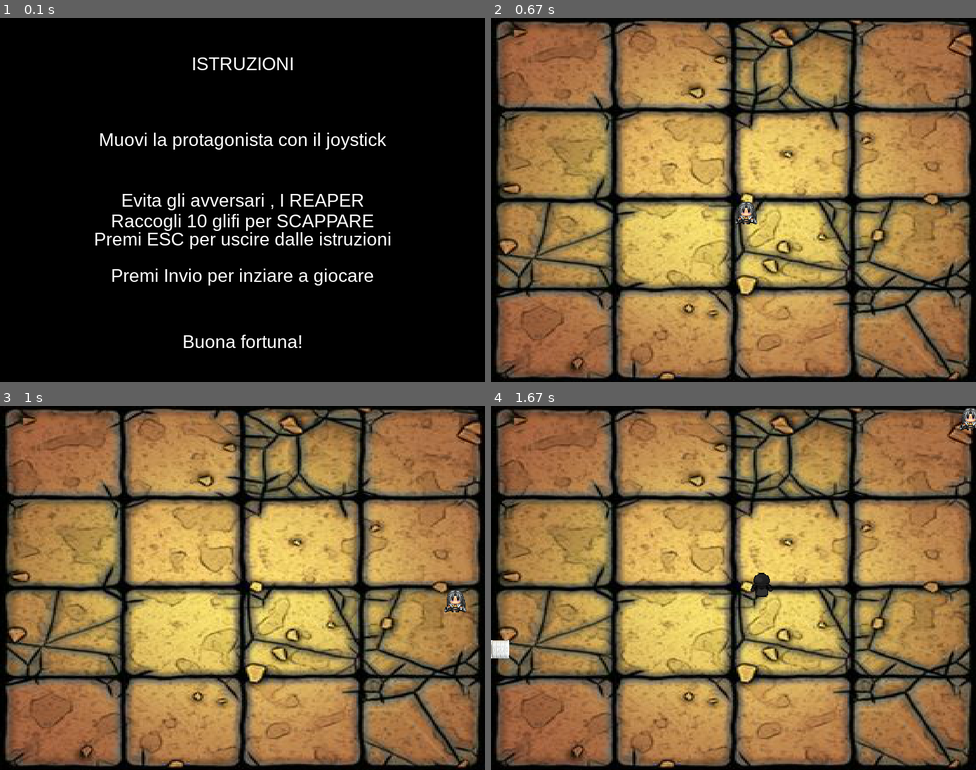
Above: before the commit, frames 1-4 (two rows, left to right).
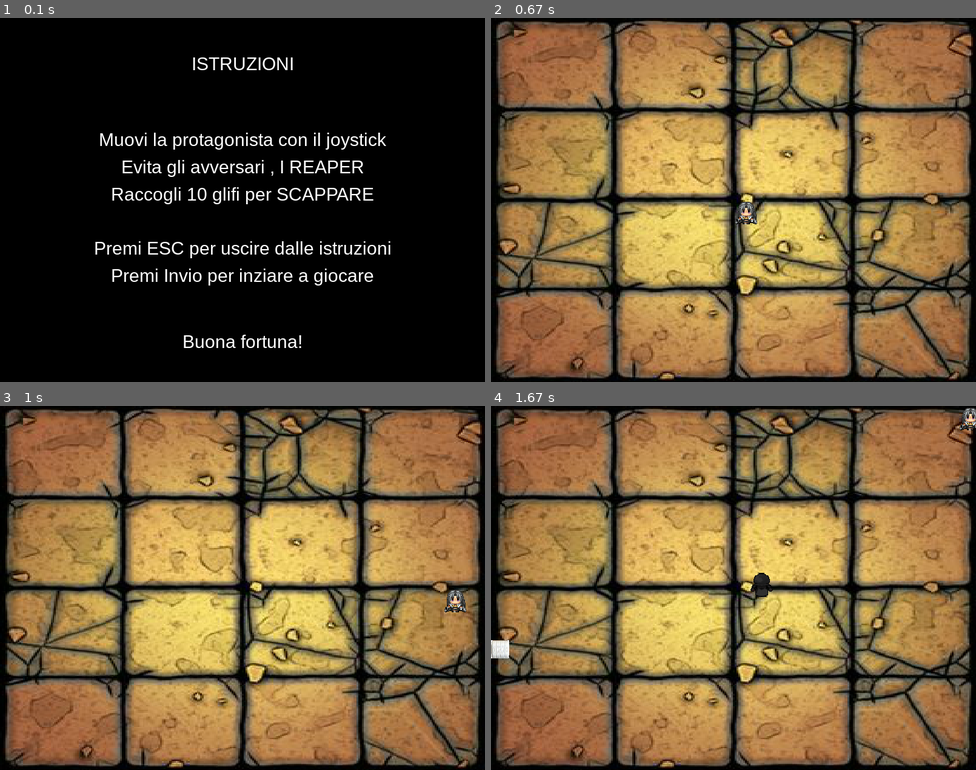
Above: after the commit, the same moments.

Repository: EdoLovascio/ProgettoConsole3AS
Game: pygame game, started from Console3AS/games/Escape_The_Reaper/escapethereaper v2.py
The game is run twice, just before and just after one commit, with the same random seed, the same clock (stepped at 60 frames per second) and the same inputs.
Inputs:
- Up to frame 1 (0.1 s): no input
- Up to frame 2 (0.67 s): tap Enter at 0.33 s
- Up to frame 3 (1 s): hold Right from 0.67 s (still down)
- Up to frame 4 (1.67 s): release Right at 1.13 s; hold Up 1.17-1.47 s; hold Right from 1.5 s (still down)

The runs differ from the first frame. In frame 1, 4.0% of the frame differs, in the area x 19-81%, y 39-66%; in frame 2, nothing differs; in frame 3, nothing differs; in frame 4, nothing differs.

Commit message:
aggiunto la schermata delle istruzioni
solo ai giochi a cui non avveno schermante iniziali , il testo deve essere scritto meglio penso , devono essere ancora modificati , migliorateli con scritte migliori/sfondo / qualunque altra cosa

Diff:
--- a/Console3AS/games/Escape_The_Reaper/escapethereaper v2.py
+++ b/Console3AS/games/Escape_The_Reaper/escapethereaper v2.py
@@ -87,6 +87,7 @@
 schermata = "istruzioni"
 
 while schermata == "istruzioni":
+
      for event in pygame.event.get():
         if event.type == pygame.QUIT:
             pygame.quit()
@@ -111,9 +112,9 @@
 
         screen.blit(scrittaRect, titoloRect)
         screen.blit(testoIstruzioni1,(SCREEN_WIDTH // 2 - testoIstruzioni1.get_width() // 2, SCREEN_HEIGHT // 3 - testoIstruzioni1.get_height() // 2))
-        screen.blit(testoIstruzioni2,(SCREEN_WIDTH // 2 - testoIstruzioni2.get_width() // 2, SCREEN_HEIGHT // 2 - testoIstruzioni2.get_height() // 2))
-        screen.blit(testoIstruzioni3,(SCREEN_WIDTH // 2 - testoIstruzioni3.get_width() // 2, SCREEN_HEIGHT // 2 + testoIstruzioni3.get_height() // 2))
-        screen.blit(testoIstruzioni4,(SCREEN_WIDTH // 2 - testoIstruzioni4.get_width() // 2, SCREEN_HEIGHT // 2 + testoIstruzioni4.get_height() // 2 + 30))
+        screen.blit(testoIstruzioni2,(SCREEN_WIDTH // 2 - testoIstruzioni2.get_width() // 2, SCREEN_HEIGHT // 3 - testoIstruzioni2.get_height() // 2 + 45))
+        screen.blit(testoIstruzioni3,(SCREEN_WIDTH // 2 - testoIstruzioni3.get_width() // 2, SCREEN_HEIGHT // 3 - testoIstruzioni3.get_height() // 2 + 90))
+        screen.blit(testoIstruzioni4,(SCREEN_WIDTH // 2 - testoIstruzioni4.get_width() // 2, SCREEN_HEIGHT // 2 + testoIstruzioni4.get_height() // 2 + 45))
         screen.blit(testoIstruzioni6,(SCREEN_WIDTH // 2 - testoIstruzioni6.get_width() // 2, SCREEN_HEIGHT // 2 + testoIstruzioni6.get_height() // 2 + 90))
         screen.blit(testoIstruzioni5,(SCREEN_WIDTH // 2 - testoIstruzioni5.get_width() // 2, SCREEN_HEIGHT - testoIstruzioni5.get_height() - 50))
         pygame.display.update()
--- a/Console3AS/games/Ficosecco/Gioco.py
+++ b/Console3AS/games/Ficosecco/Gioco.py
@@ -104,18 +104,18 @@
         scrittaRect = font.render("ISTRUZIONI", True, "white")
         titoloRect = scrittaRect.get_rect(center=(SCREEN_WIDTH // 2, SCREEN_HEIGHT // 8))
 
-        testoIstruzioni1 = font.render("Muovi la protagonista con il joystick",True,"white")
-        testoIstruzioni2 = font.render("Evita gli avversari , I REAPER",True, "white")
-        testoIstruzioni3 = font.render("Raccogli 10 glifi per SCAPPARE",True, "white")
+        testoIstruzioni1 = font.render("Muovi Fico usando il joystick",True,"white")
+        testoIstruzioni2 = font.render("Evita le insufficenze",True, "white")
+        testoIstruzioni3 = font.render("Raccogli più sufficenze che ti è possibile ",True, "white")
         testoIstruzioni4 = font.render("Premi ESC per uscire dalle istruzioni",True, "white")
         testoIstruzioni6 = font.render("Premi Invio per inziare a giocare",True, "white")
         testoIstruzioni5 = font.render("Buona fortuna!",True, "white")
 
         screen.blit(scrittaRect, titoloRect)
         screen.blit(testoIstruzioni1,(SCREEN_WIDTH // 2 - testoIstruzioni1.get_width() // 2, SCREEN_HEIGHT // 3 - testoIstruzioni1.get_height() // 2))
-        screen.blit(testoIstruzioni2,(SCREEN_WIDTH // 2 - testoIstruzioni2.get_width() // 2, SCREEN_HEIGHT // 2 - testoIstruzioni2.get_height() // 2))
-        screen.blit(testoIstruzioni3,(SCREEN_WIDTH // 2 - testoIstruzioni3.get_width() // 2, SCREEN_HEIGHT // 2 + testoIstruzioni3.get_height() // 2))
-        screen.blit(testoIstruzioni4,(SCREEN_WIDTH // 2 - testoIstruzioni4.get_width() // 2, SCREEN_HEIGHT // 2 + testoIstruzioni4.get_height() // 2 + 30))
+        screen.blit(testoIstruzioni2,(SCREEN_WIDTH // 2 - testoIstruzioni2.get_width() // 2, SCREEN_HEIGHT // 3 - testoIstruzioni2.get_height() // 2 + 45))
+        screen.blit(testoIstruzioni3,(SCREEN_WIDTH // 2 - testoIstruzioni3.get_width() // 2, SCREEN_HEIGHT // 3 - testoIstruzioni3.get_height() // 2 + 90))
+        screen.blit(testoIstruzioni4,(SCREEN_WIDTH // 2 - testoIstruzioni4.get_width() // 2, SCREEN_HEIGHT // 2 + testoIstruzioni4.get_height() // 2 + 45))
         screen.blit(testoIstruzioni6,(SCREEN_WIDTH // 2 - testoIstruzioni6.get_width() // 2, SCREEN_HEIGHT // 2 + testoIstruzioni6.get_height() // 2 + 90))
         screen.blit(testoIstruzioni5,(SCREEN_WIDTH // 2 - testoIstruzioni5.get_width() // 2, SCREEN_HEIGHT - testoIstruzioni5.get_height() - 50))
         pygame.display.update()
--- a/Console3AS/games/Gabibbo/GabibboFly.py
+++ b/Console3AS/games/Gabibbo/GabibboFly.py
@@ -70,6 +70,43 @@
 game_over_carattere = pygame.font.Font(None, 80)
 score_carattere = pygame.font.Font(None, 36)
 
+font = pygame.font.SysFont('Arial', 30)
+fontTitolo = pygame.font.SysFont('Arial', 60)
+
+schermata = "istruzioni"
+
+while schermata == "istruzioni":
+
+     for event in pygame.event.get():
+        if event.type == pygame.QUIT:
+            pygame.quit()
+            quit()
+        # Se viene premuto il tasto Esc, ritorna al menù principale
+        if event.type == pygame.KEYDOWN and event.key == pygame.K_RETURN:
+            schermata = "menu"
+        if event.type == pygame.KEYDOWN and event.key == pygame.K_ESCAPE:
+            pygame.quit()
+
+        screen.fill("black")
+
+        scrittaRect = font.render("ISTRUZIONI", True, "white")
+        titoloRect = scrittaRect.get_rect(center=(SCREEN_WIDTH // 2, SCREEN_HEIGHT // 8))
+
+        testoIstruzioni1 = font.render("Muovi il gabbibo con il joystick(solo UP)",True,"white")
+        testoIstruzioni2 = font.render("Evita i MURI ",True, "white")
+        testoIstruzioni3 = font.render("prova a sopravivere il più possibile",True, "white")
+        testoIstruzioni4 = font.render("Premi ESC per uscire dalle istruzioni",True, "white")
+        testoIstruzioni6 = font.render("Premi Invio per inziare a giocare",True, "white")
+        testoIstruzioni5 = font.render("Buona fortuna!",True, "white")
+
+        screen.blit(scrittaRect, titoloRect)
+        screen.blit(testoIstruzioni1,(SCREEN_WIDTH // 2 - testoIstruzioni1.get_width() // 2, SCREEN_HEIGHT // 3 - testoIstruzioni1.get_height() // 2))
+        screen.blit(testoIstruzioni2,(SCREEN_WIDTH // 2 - testoIstruzioni2.get_width() // 2, SCREEN_HEIGHT // 3 - testoIstruzioni2.get_height() // 2 + 45))
+        screen.blit(testoIstruzioni3,(SCREEN_WIDTH // 2 - testoIstruzioni3.get_width() // 2, SCREEN_HEIGHT // 3 - testoIstruzioni3.get_height() // 2 + 90))
+        screen.blit(testoIstruzioni4,(SCREEN_WIDTH // 2 - testoIstruzioni4.get_width() // 2, SCREEN_HEIGHT // 2 + testoIstruzioni4.get_height() // 2 + 45))
+        screen.blit(testoIstruzioni6,(SCREEN_WIDTH // 2 - testoIstruzioni6.get_width() // 2, SCREEN_HEIGHT // 2 + testoIstruzioni6.get_height() // 2 + 90))
+        screen.blit(testoIstruzioni5,(SCREEN_WIDTH // 2 - testoIstruzioni5.get_width() // 2, SCREEN_HEIGHT - testoIstruzioni5.get_height() - 50))
+        pygame.display.update()
 
 while running:
     pygame.time.delay(5) #tempo tra lo spawn di nuovi nemici
--- a/Console3AS/games/Jumper/JUMPER.py
+++ b/Console3AS/games/Jumper/JUMPER.py
@@ -18,6 +18,9 @@
 
 screen_x = 1000
 screen_y = 750
+
+SCREEN_WIDTH = screen_x
+SCREEN_HEIGHT = screen_y
 
 x = screen_x // 2
 y = screen_y
@@ -129,6 +132,45 @@
 
 running = True
 
+# Carichiamo il font per il testo del menu
+font = pygame.font.SysFont('Arial', 30)
+fontTitolo = pygame.font.SysFont('Arial', 60)
+
+schermata = "istruzioni"
+
+while schermata == "istruzioni":
+     for event in pygame.event.get():
+        if event.type == pygame.QUIT:
+            pygame.quit()
+            quit()
+        # Se viene premuto il tasto Esc, ritorna al menù principale
+        if event.type == pygame.KEYDOWN and event.key == pygame.K_RETURN:
+            schermata = "menu"
+        if event.type == pygame.KEYDOWN and event.key == pygame.K_ESCAPE:
+            pygame.quit()
+
+        screen.fill("black")
+
+        scrittaRect = font.render("ISTRUZIONI", True, "white")
+        titoloRect = scrittaRect.get_rect(center=(SCREEN_WIDTH // 2, SCREEN_HEIGHT // 8))
+
+        testoIstruzioni1 = font.render("Muovi il cavagliere usando il joystick",True,"white")
+        testoIstruzioni2 = font.render("Evita i draghi mentre salti sulle nuvole",True, "white")
+        testoIstruzioni3 = font.render("Salva la principessa dal ciello ",True, "white")
+        testoIstruzioni4 = font.render("Premi ESC per uscire dalle istruzioni",True, "white")
+        testoIstruzioni6 = font.render("Premi Invio per inziare a giocare",True, "white")
+        testoIstruzioni5 = font.render("Buona fortuna!",True, "white")
+
+        screen.blit(scrittaRect, titoloRect)
+        screen.blit(testoIstruzioni1,(SCREEN_WIDTH // 2 - testoIstruzioni1.get_width() // 2, SCREEN_HEIGHT // 3 - testoIstruzioni1.get_height() // 2))
+        screen.blit(testoIstruzioni2,(SCREEN_WIDTH // 2 - testoIstruzioni2.get_width() // 2, SCREEN_HEIGHT // 3 - testoIstruzioni2.get_height() // 2 + 45))
+        screen.blit(testoIstruzioni3,(SCREEN_WIDTH // 2 - testoIstruzioni3.get_width() // 2, SCREEN_HEIGHT // 3 - testoIstruzioni3.get_height() // 2 + 90))
+        screen.blit(testoIstruzioni4,(SCREEN_WIDTH // 2 - testoIstruzioni4.get_width() // 2, SCREEN_HEIGHT // 2 + testoIstruzioni4.get_height() // 2 + 45))
+        screen.blit(testoIstruzioni6,(SCREEN_WIDTH // 2 - testoIstruzioni6.get_width() // 2, SCREEN_HEIGHT // 2 + testoIstruzioni6.get_height() // 2 + 90))
+        screen.blit(testoIstruzioni5,(SCREEN_WIDTH // 2 - testoIstruzioni5.get_width() // 2, SCREEN_HEIGHT - testoIstruzioni5.get_height() - 50))
+        pygame.display.update()
+
+
 while running:
 
     for event in pygame.event.get():
--- a/Console3AS/games/PacMan/PacMan.py
+++ b/Console3AS/games/PacMan/PacMan.py
@@ -28,6 +28,47 @@
 pygame.mixer.music.set_volume(0.5)
 pygame.mixer.music.play()
 
+SCREEN_WIDTH = 800
+SCREEN_HEIGHT = 600
+screen = pygame.display.set_mode((SCREEN_WIDTH, SCREEN_HEIGHT))
+
+# Carichiamo il font per il testo del menu
+font = pygame.font.SysFont('Arial', 30)
+fontTitolo = pygame.font.SysFont('Arial', 60)
+
+schermata = "istruzioni"
+
+while schermata == "istruzioni":
+     for event in pygame.event.get():
+        if event.type == pygame.QUIT:
+            pygame.quit()
+            quit()
+        # Se viene premuto il tasto Esc, ritorna al menù principale
+        if event.type == pygame.KEYDOWN and event.key == pygame.K_RETURN:
+            schermata = "menu"
+        if event.type == pygame.KEYDOWN and event.key == pygame.K_ESCAPE:
+            pygame.quit()
+
+        screen.fill("black")
+
+        scrittaRect = font.render("ISTRUZIONI", True, "white")
+        titoloRect = scrittaRect.get_rect(center=(SCREEN_WIDTH // 2, SCREEN_HEIGHT // 8))
+
+        testoIstruzioni1 = font.render("Muovi il cavagliere usando il joystick",True,"white")
+        testoIstruzioni2 = font.render("Evita i draghi mentre salti sulle nuvole",True, "white")
+        testoIstruzioni3 = font.render("Salva la principessa dal ciello ",True, "white")
+        testoIstruzioni4 = font.render("Premi ESC per uscire dalle istruzioni",True, "white")
+        testoIstruzioni6 = font.render("Premi Invio per inziare a giocare",True, "white")
+        testoIstruzioni5 = font.render("Buona fortuna!",True, "white")
+
+        screen.blit(scrittaRect, titoloRect)
+        screen.blit(testoIstruzioni1,(SCREEN_WIDTH // 2 - testoIstruzioni1.get_width() // 2, SCREEN_HEIGHT // 3 - testoIstruzioni1.get_height() // 2))
+        screen.blit(testoIstruzioni2,(SCREEN_WIDTH // 2 - testoIstruzioni2.get_width() // 2, SCREEN_HEIGHT // 3 - testoIstruzioni2.get_height() // 2 + 45))
+        screen.blit(testoIstruzioni3,(SCREEN_WIDTH // 2 - testoIstruzioni3.get_width() // 2, SCREEN_HEIGHT // 3 - testoIstruzioni3.get_height() // 2 + 90))
+        screen.blit(testoIstruzioni4,(SCREEN_WIDTH // 2 - testoIstruzioni4.get_width() // 2, SCREEN_HEIGHT // 2 + testoIstruzioni4.get_height() // 2 + 45))
+        screen.blit(testoIstruzioni6,(SCREEN_WIDTH // 2 - testoIstruzioni6.get_width() // 2, SCREEN_HEIGHT // 2 + testoIstruzioni6.get_height() // 2 + 90))
+        screen.blit(testoIstruzioni5,(SCREEN_WIDTH // 2 - testoIstruzioni5.get_width() // 2, SCREEN_HEIGHT - testoIstruzioni5.get_height() - 50))
+        pygame.display.update()
 
 
 #comandi per il movimento di pac-man per non farlo andare il diagonale
--- a/Console3AS/games/Snake/Snake.py
+++ b/Console3AS/games/Snake/Snake.py
@@ -44,10 +44,52 @@
 running = True
 clock = pygame.time.Clock()
 
+
+# Carichiamo il font per il testo del menu
+font = pygame.font.SysFont('Arial', 30)
+fontTitolo = pygame.font.SysFont('Arial', 60)
+
+schermata = "istruzioni"
+
+while schermata == "istruzioni":
+     for event in pygame.event.get():
+        if event.type == pygame.QUIT:
+            pygame.quit()
+            quit()
+        # Se viene premuto il tasto Esc, ritorna al menù principale
+        if event.type == pygame.KEYDOWN and event.key == pygame.K_RETURN:
+            schermata = "menu"
+        if event.type == pygame.KEYDOWN and event.key == pygame.K_ESCAPE:
+            pygame.quit()
+
+        screen.fill("black")
+
+        scrittaRect = font.render("ISTRUZIONI", True, "white")
+        titoloRect = scrittaRect.get_rect(center=(SCREEN_WIDTH // 2, SCREEN_HEIGHT // 8))
+
+        testoIstruzioni1 = font.render("Muovi il serpento usando il joystick",True,"white")
+        testoIstruzioni2 = font.render("Evita di scontrare i muri per non muorire",True, "white")
+        testoIstruzioni3 = font.render("mangia più mele possibili per crescere il serpente",True, "white")
+        testoIstruzioni4 = font.render("Premi ESC per uscire dalle istruzioni",True, "white")
+        testoIstruzioni6 = font.render("Premi Invio per inziare a giocare",True, "white")
+        testoIstruzioni5 = font.render("Buona fortuna!",True, "white")
+
+        screen.blit(scrittaRect, titoloRect)
+        screen.blit(testoIstruzioni1,(SCREEN_WIDTH // 2 - testoIstruzioni1.get_width() // 2, SCREEN_HEIGHT // 3 - testoIstruzioni1.get_height() // 2))
+        screen.blit(testoIstruzioni2,(SCREEN_WIDTH // 2 - testoIstruzioni2.get_width() // 2, SCREEN_HEIGHT // 3 - testoIstruzioni2.get_height() // 2 + 45))
+        screen.blit(testoIstruzioni3,(SCREEN_WIDTH // 2 - testoIstruzioni3.get_width() // 2, SCREEN_HEIGHT // 3 - testoIstruzioni3.get_height() // 2 + 90))
+        screen.blit(testoIstruzioni4,(SCREEN_WIDTH // 2 - testoIstruzioni4.get_width() // 2, SCREEN_HEIGHT // 2 + testoIstruzioni4.get_height() // 2 + 45))
+        screen.blit(testoIstruzioni6,(SCREEN_WIDTH // 2 - testoIstruzioni6.get_width() // 2, SCREEN_HEIGHT // 2 + testoIstruzioni6.get_height() // 2 + 90))
+        screen.blit(testoIstruzioni5,(SCREEN_WIDTH // 2 - testoIstruzioni5.get_width() // 2, SCREEN_HEIGHT - testoIstruzioni5.get_height() - 50))
+        pygame.display.update()
+
+
 while running:
     for event in pygame.event.get():
         if event.type == pygame.QUIT:
             running = False
+        if event.type == pygame.KEYDOWN and event.key == pygame.K_ESCAPE:
+        running = False
 
         # Controllo dei tasti
         if event.type == pygame.KEYDOWN:
--- a/Console3AS/games/Sparabolle/Sparabolle.py
+++ b/Console3AS/games/Sparabolle/Sparabolle.py
@@ -8,7 +8,8 @@
 # Dimensioni finestra di gioco
 WIDTH = 800
 HEIGHT = 600
-
+SCREEN_WIDTH = WIDTH
+SCREEN_HEIGHT = HEIGHT
 # Creazione finestra di gioco
 screen = pygame.display.set_mode((WIDTH, HEIGHT))
 pygame.display.set_caption("Bubble Shooter")
@@ -95,7 +96,45 @@
             return True
     return False
 
-
+# Carichiamo il font per il testo del menu
+font = pygame.font.SysFont('Arial', 30)
+fontTitolo = pygame.font.SysFont('Arial', 60)
+
+schermata = "istruzioni"
+
+while schermata == "istruzioni":
+     for event in pygame.event.get():
+        if event.type == pygame.QUIT:
+            pygame.quit()
+            quit()
+        # Se viene premuto il tasto Esc, ritorna al menù principale
+        if event.type == pygame.KEYDOWN and event.key == pygame.K_RETURN:
+            schermata = "menu"
+        if event.type == pygame.KEYDOWN and event.key == pygame.K_ESCAPE:
+            pygame.quit()
+
+        screen.fill("black")
+
+        scrittaRect = font.render("ISTRUZIONI", True, "white")
+        titoloRect = scrittaRect.get_rect(center=(SCREEN_WIDTH // 2, SCREEN_HEIGHT // 8))
+
+        testoIstruzioni1 = font.render("Muovi il bolla usando il joystick(DESTRA / SINISTRA)",True,"white")
+        testoIstruzioni2 = font.render("con INVIO lancia la Bolla",True, "white")
+        testoIstruzioni3 = font.render("in altre di colore uguale per scopiarle",True, "white")
+        testoIstruzioni4 = font.render("più bolle scopi più sara il tuo punteggio",True, "white")
+        testoIstruzioni6 = font.render("Premi ESC per uscire dalle istruzioni",True, "white")
+        testoIstruzioni5 = font.render("Premi Invio per inziare a giocare",True, "white")
+        testoIstruzioni7 = font.render("Buona fortuna!",True, "white")
+
+        screen.blit(scrittaRect, titoloRect)
+        screen.blit(testoIstruzioni1,(SCREEN_WIDTH // 2 - testoIstruzioni1.get_width() // 2, SCREEN_HEIGHT // 3 - testoIstruzioni1.get_height() // 2 - 45))
+        screen.blit(testoIstruzioni2,(SCREEN_WIDTH // 2 - testoIstruzioni2.get_width() // 2, SCREEN_HEIGHT // 3 - testoIstruzioni2.get_height() // 2 ))
+        screen.blit(testoIstruzioni3,(SCREEN_WIDTH // 2 - testoIstruzioni3.get_width() // 2, SCREEN_HEIGHT // 3 - testoIstruzioni3.get_height() // 2 + 45))
+        screen.blit(testoIstruzioni4,(SCREEN_WIDTH // 2 - testoIstruzioni4.get_width() // 2, SCREEN_HEIGHT // 3 - testoIstruzioni4.get_height() // 2 + 90))
+        screen.blit(testoIstruzioni6,(SCREEN_WIDTH // 2 - testoIstruzioni6.get_width() // 2, SCREEN_HEIGHT // 2 + testoIstruzioni6.get_height() // 2 + 45))
+        screen.blit(testoIstruzioni5,(SCREEN_WIDTH // 2 - testoIstruzioni6.get_width() // 2, SCREEN_HEIGHT // 2 + testoIstruzioni6.get_height() // 2 + 90))
+        screen.blit(testoIstruzioni7,(SCREEN_WIDTH // 2 - testoIstruzioni7.get_width() // 2, SCREEN_HEIGHT - testoIstruzioni7.get_height() - 50))
+        pygame.display.update()
 
 
 # Funzione principale del gioco
@@ -129,7 +168,8 @@
         for event in pygame.event.get():
             if event.type == pygame.QUIT:
                 running = False
-            if event.type == pygame.KEYDOWN:
+            if event.type == pygame.KEYDOWN and event.key == pygame.K_ESCAPE:
+                running = False
 
 
 
